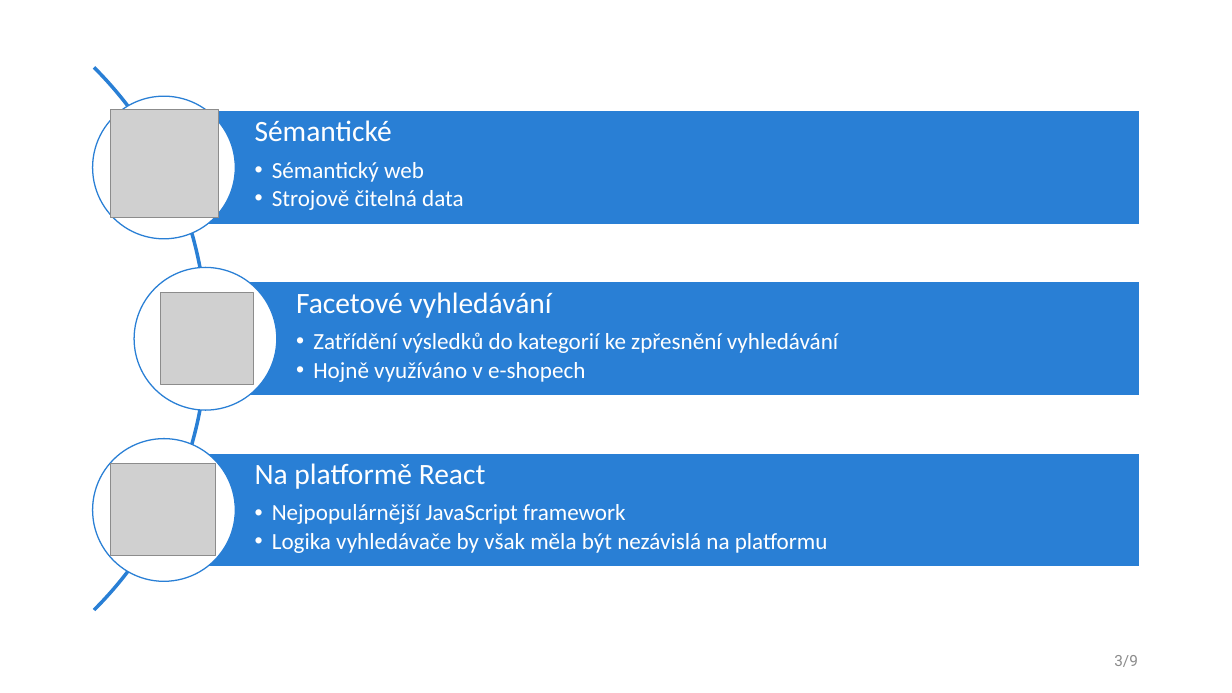
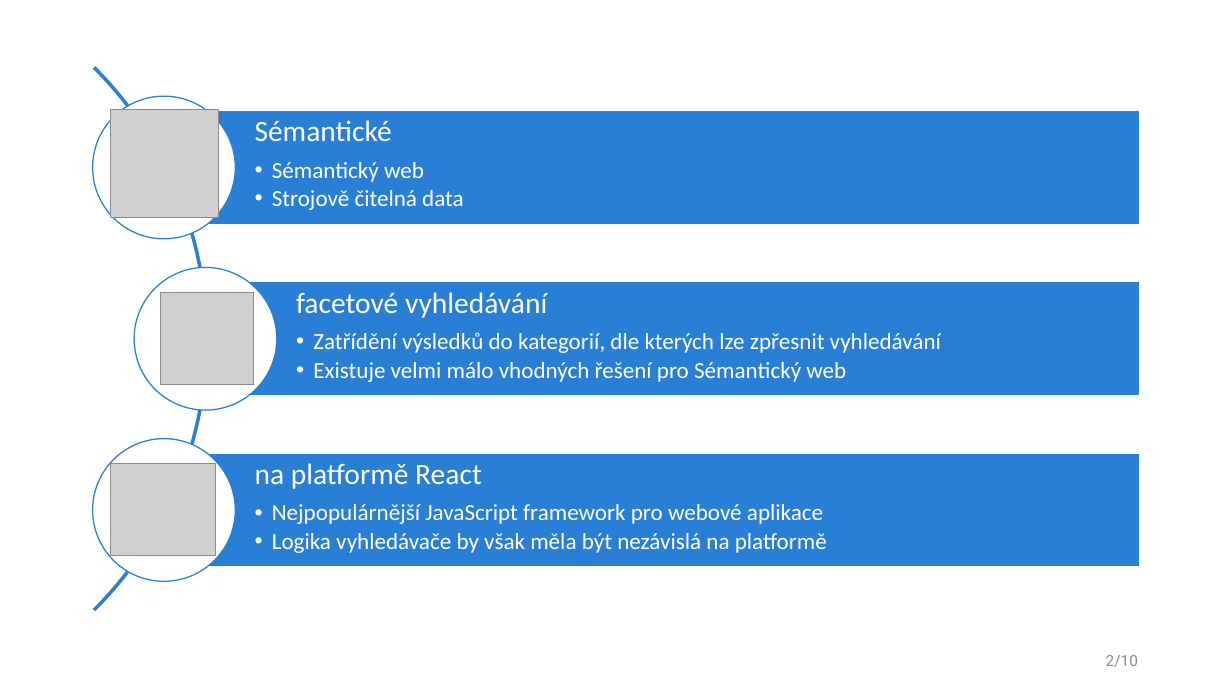
Before and after one commit to bouredan/sfs-docs, a slide deck: slide 2 of bachelor-thesis/presentation/obhajoba_prezentace.pptx (slide 3 before the commit). Drawn at 1232x693 pixels with LibreOffice and Linux fonts; fonts in the diff are those of the drawing; grey boxes stand for pictures. Boxes give left, top, right and bottom in pixels: in the first picture for what was removed or moved away, otherwise in the second. Text is boxed around its words. In the diff, an @@ line names an element or a change of style, - is before the commit and + after.

Commit message:
add final presentation

```diff
--- a/bachelor-thesis/presentation/obhajoba_prezentace.pptx
+++ b/bachelor-thesis/presentation/obhajoba_prezentace.pptx
@@ text at (x1=296, y1=292, x2=941, y2=382): text changed @@
-Facetové vyhledávání
-  • Zatřídění výsledků do kategorií ke zpřesnění vyhledávání
-  • Hojně využíváno v e-shopech
+facetové vyhledávání
+  • Zatřídění výsledků do kategorií, dle kterých lze zpřesnit vyhledávání
+  • Existuje velmi málo vhodných řešení pro Sémantický web
@@ text at (x1=255, y1=463, x2=827, y2=553): text changed @@
-Na platformě React
-  • Nejpopulárnější JavaScript framework
-  • Logika vyhledávače by však měla být nezávislá na platformu
+na platformě React
+  • Nejpopulárnější JavaScript framework pro webové aplikace
+  • Logika vyhledávače by však měla být nezávislá na platformě
@@ page number at (x1=1106, y1=655, x2=1138, y2=667): text changed @@
-3/9
+2/10
```
Also in this commit, not shown: 5 other slides changed, 3 slides added, 2 slides removed, 4 other files.
